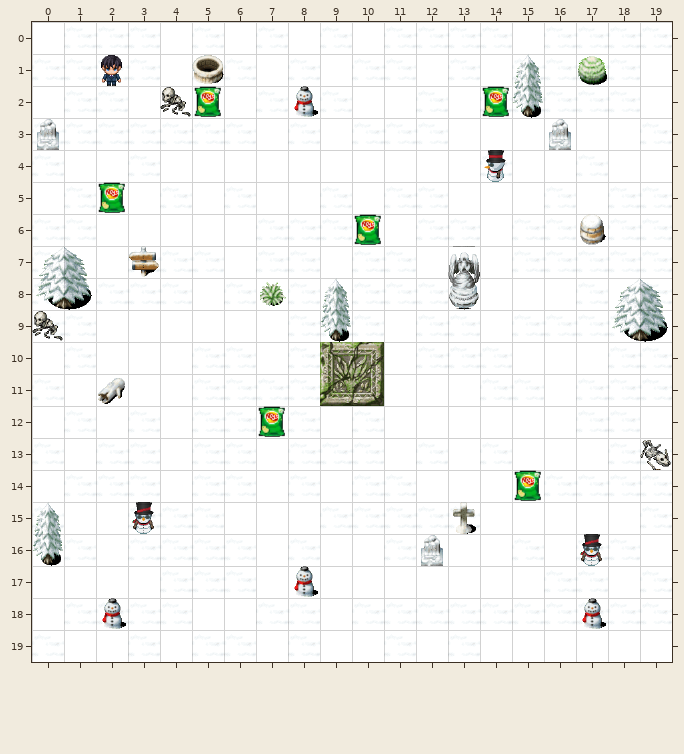
Tiled map -- src/tilesets/level1.tmx. Above is the file before it was changed.
Cells are 48x48 px. Shown: x 0..19, y 0..19.
After the commit:
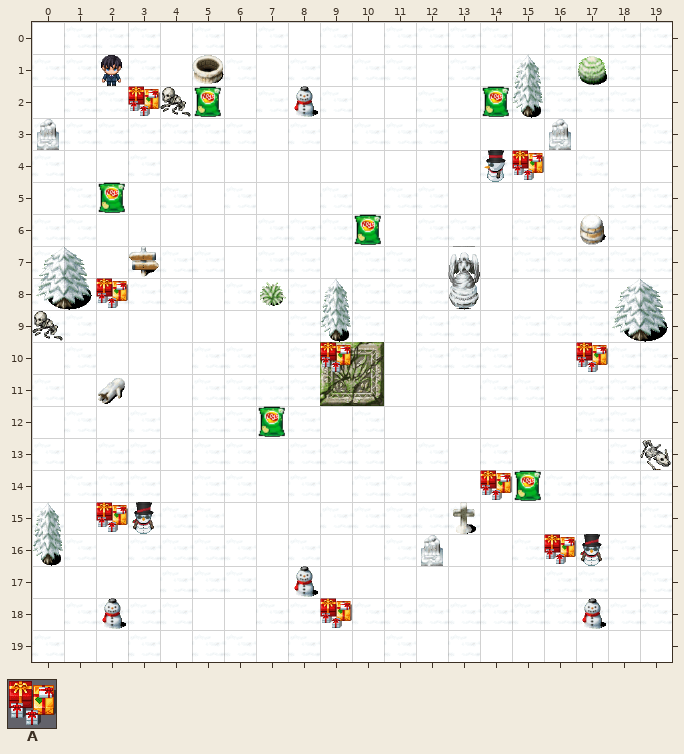
Key: from "score": A 0.
_ is an empty cell.
Tiles of an added or newly shown layer are drawn over the layers below it.
Commit message: scores implement
Difference:
Layer "objects/score" (added):
There is now tile A in row 2 at x 3; in row 4 at x 15; in row 8 at x 2; in row 10 at x 9 and 17; in row 14 at x 14; in row 15 at x 2.
There is now tile A in row 16 at x 16; in row 18 at x 9.
